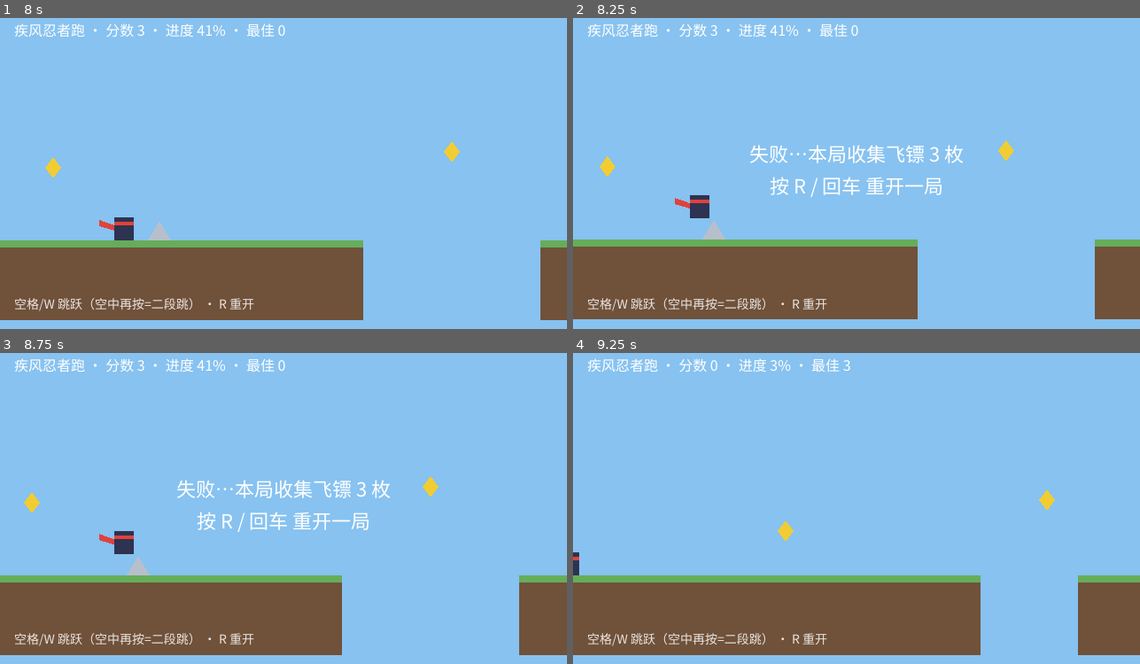
Above: before the commit, frames 1-4 (two rows, left to right).
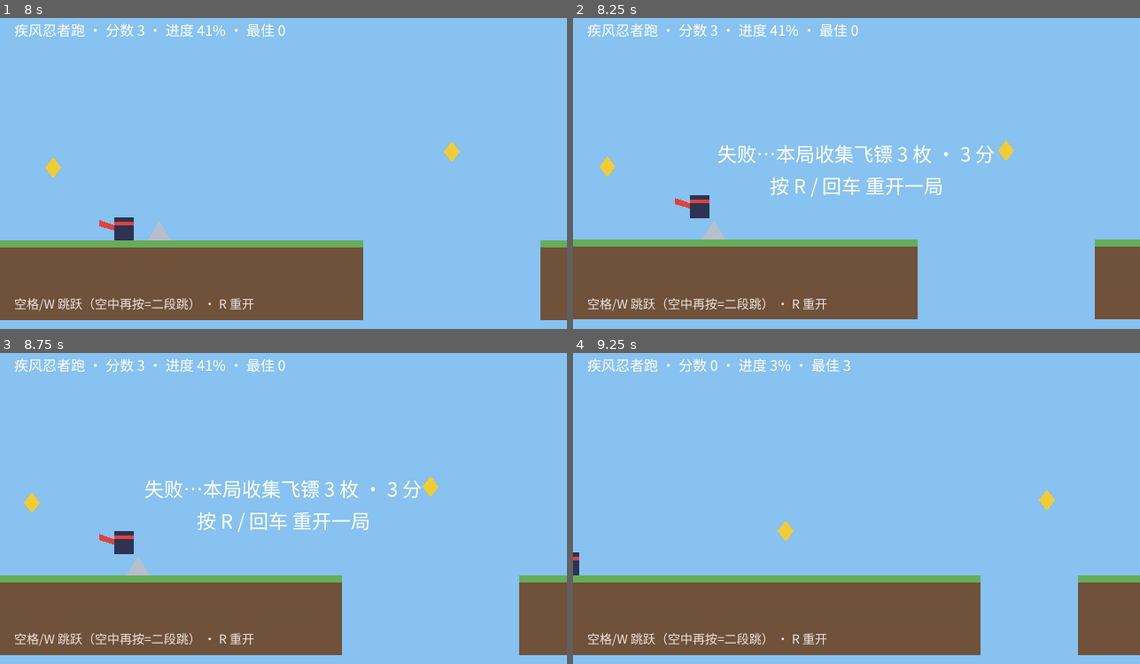
Above: after the commit, the same moments.

Repository: hl3w22bupt/myrd-playground
Game: Godot game, scene res://scenes/main.tscn
The game is run twice, just before and just after one commit, with the same random seed, the same clock (stepped at 60 frames per second) and the same inputs.
Inputs (mouse positions are in pixels of both pictures, inside the frame that each line leads up to):
- Up to frame 1 (8 s): tap Enter (confirm) at 0.5 s; move the mouse to (408, 154) at 0.52 s; hold D (move_right) 0.53-1.25 s; hold Enter (confirm) 0.53-1.25 s; click (408, 154) at 0.67 s; tap Space (jump) at 0.77, 0.8, 1.07, 2.3, 5.3, 6.77, 6.8, 7.07 s; drag from (170, 185) to (436, 164) at 1.27 s; move the mouse to (340, 98) at 2.02 s; hold A (move_left) 2.03-2.75 s; hold Enter (confirm) 2.03-2.75 s; drag from (255, 232) to (277, 325) at 2.77 s; move the mouse to (453, 217) at 3.52 s; hold D (move_right) 3.53-4.25 s; hold Space (jump) 3.53-4.25 s; tap R (restart) at 4.15 s; drag from (113, 120) to (481, 161) at 4.27 s; move the mouse to (311, 170) at 5.02 s; hold D (move_right) 5.03-5.75 s; hold Enter (confirm) 5.03-5.75 s; click (311, 170) at 5.17 s; drag from (198, 89) to (170, 185) at 5.77 s; move the mouse to (408, 154) at 6.52 s; hold A (move_left) 6.53-7.25 s; hold Enter (confirm) 6.53-7.25 s; drag from (170, 185) to (209, 288) at 7.27 s
- Up to frame 2 (8.25 s): move the mouse to (913, 98) at 8.02 s; hold D (move_right) from 8.03 s (still down); hold Space (jump) from 8.03 s (still down)
- Up to frame 3 (8.75 s): keep holding D (move_right); keep holding Space (jump)
- Up to frame 4 (9.25 s): release D (move_right) at 8.75 s; release Space (jump) at 8.75 s; tap R (restart) at 8.75 s; drag from (828, 567) to (686, 455) at 8.77 s

Frame 1 is identical in both runs. In frame 2, 1.4% of the frame differs, in the area x 25-75%, y 40-47%; in frame 3, 1.4%; in frame 4, nothing differs.

Commit message:
feat(games/game-3): 音效资产补齐——程序化合成五音效入 SFX_BANK + 结算文案口径修正
- 落地模板 §7B 生成器（tools/gen_sfx.gd + tests/sfx-recipes.json，随模板复制含 .uid），
  生成 assets/sfx/ 五个 16-bit PCM wav（score/confirm/hit/fail + 新增 jump 配方），
  SFX_BANK 注册，原三处调用点零改动
- main.gd：撞刺补 hit 冲击音（与坠坑 fail 下滑音区分死因）；订阅 player.jumped 播
  -6dB 轻量起跳音 —— 跳跃是本作唯一主动操作，「点按→有声」是输入受理的即时听感反馈，
  也是 qa/ios-safari-checklist.md C8（首次手势解锁应听到起跳音效）此前必然 fail 的原因；
  结算文案枚数/分数分离（URL ?tuning= 改每枚分值后，旧文案拿分数冒充枚数会失真）
- tests/smoke.gd 新增第 15 组「音效资产协议」断言：SFX_BANK 非空且五个调用名全部注册为
  已加载 AudioStream（headless 判「接线完整」，真机出声归 iOS 清单）；
  负例探针：清空注册表 → smoke FAIL 逐字命中，恢复后复绿
- export/web 重导出（index.pck 2557728→2604656 字节，wasm/js 无变化）——
  部署输入即仓库内该目录，不重导出 = 线上无声
- .myrd/routines.yaml 修正陈旧默认 gamePath（games/godot-coin-rush 在本仓不存在
  → games/game-3），消除不带 preHookParams 的例行运行静默测不存在工程的隐患

门禁（判定器与阈值零改动，verify.sh 退出码 0）：preflight PASS（13 类 70 文件）/
smoke PASS（15 组断言，无脚本错误）/ fuzz PASS（seed=20260913）/
playtest PASS（fb 23→53-59，最长无反馈窗口 5.88s→1.35s，节奏指标改善无回归）

Co-Authored-By: Claude <noreply@anthropic.com>

Diff:
--- a/games/game-3/autoload/juice.gd
+++ b/games/game-3/autoload/juice.gd
@@ -9,17 +9,26 @@
 ## 且挂在**结果事件的处理函数**上（如 `_on_game_lost`），不挂在输入处理上；
 ## 移动类连续输入由游戏表现本身承担反馈，不强制挂 Juice。
 ##
-## 音效：SFX_BANK 留空 = 调用合法空转（不报错）。本工程调用点已钉
-## &"score" / &"fail" / &"confirm"，音效资产后补时在注册表各加一行即全局出声
-## （参照模板 tools/gen_sfx.gd 程序化合成，或替换为音频文件）。
+## 音效：本工程调用点 &"score" / &"fail" / &"confirm" / &"hit" / &"jump"（资产就位前钉调用点，
+## 2026-10-02 资产后补：模板配方 tools/gen_sfx.gd + tests/sfx-recipes.json 程序化合成，
+## 16-bit PCM 确定种子可复现；换音效 = 改配方重跑
+## `godot --headless --path . -s res://tools/gen_sfx.gd`，调用点零改动。
+## Web 导出记得壳页面的音频手势解锁（部署节点硬契约，headless 全绿 ≠ 移动端有声音）。
 
 ## 反馈触发信号：想对反馈做统计 / 连击 UI 的场景可以订阅；
 ## 机器人试玩门禁（scripts/playtest.sh + playtest_driver.gd）以它为反馈事件采样锚点。
 signal feedback_fired(kind: StringName)
 
-## 音效注册表：名 → AudioStream。留空时 sfx() 静默空转（不报错）——调用点先钉、资产后补。
-## 资产就位后形如：&"score": preload("res://assets/sfx/score.wav")。
-const SFX_BANK: Dictionary = {}
+## 音效注册表：名 → AudioStream（assets/sfx/*.wav，tests/sfx-recipes.json 程序化合成）。
+## 未注册的名 sfx() 合法空转（不报错）；注册表非空由 tests/smoke.gd 的音效协议断言钉住 ——
+## 清空这里 = 「收集/失败/过关在真机上没有声音」的反馈缺失回归，冒烟会拦。
+const SFX_BANK: Dictionary = {
+	&"score": preload("res://assets/sfx/score.wav"),
+	&"confirm": preload("res://assets/sfx/confirm.wav"),
+	&"hit": preload("res://assets/sfx/hit.wav"),
+	&"fail": preload("res://assets/sfx/fail.wav"),
+	&"jump": preload("res://assets/sfx/jump.wav"),
+}
 
 ## 本局反馈记录（"kind@ms"），冒烟断言只看是否非空；环形上限防长局内存膨胀。
 var events: PackedStringArray = []
--- a/games/game-3/scripts/main.gd
+++ b/games/game-3/scripts/main.gd
@@ -40,6 +40,9 @@
 var _shake_left: int = 0
 ## 震屏总时长（衰减比例的分母）。
 var _shake_total: int = 0
+## 本局已收集飞镖数（结算文案用「枚」的真实计数；分数 ≠ 枚数 —— URL ?tuning=
+## 可把每枚飞镖调成 1~10 分，拿分数冒充枚数会失真）。重开时清零。
+var _darts_this_run: int = 0
 
 
 func _ready() -> void:
@@ -55,6 +58,8 @@
 	# ── 订阅：游戏对象只 emit，这里集中接线 ──
 	if not player.moved.is_connected(_on_player_moved):
 		player.moved.connect(_on_player_moved)
+	if not player.jumped.is_connected(_on_player_jumped):
+		player.jumped.connect(_on_player_jumped)
 	if not player.died.is_connected(_on_player_died):
 		player.died.connect(_on_player_died)
 	if not level.hazard_hit.is_connected(_on_level_hazard_hit):
@@ -103,9 +108,10 @@
 	level.reset()
 	player.respawn()
 	GameState.reset()
+	_darts_this_run = 0
 	state_label.visible = false
 	_refresh_hud()
-	# §3B 确认类反馈：重开指令已被受理（音效资产后补，事件流始终有记录）。
+	# §3B 确认类反馈：重开指令已被受理（confirm 音效 + 事件流留痕）。
 	Juice.sfx(&"confirm")
 
 
@@ -120,6 +126,13 @@
 	_refresh_hud()
 
 
+func _on_player_jumped(_jump_count: int) -> void:
+	# 起跳听感确认：点按 → 立即有声音 = 「输入被受理」的即时反馈（跳本身是移动输入，
+	# §3B 不强制挂反馈；但自动跑酷里跳跃是唯一主动操作，移动端无听感确认会觉得「按了没反应」，
+	# qa/ios-safari-checklist.md C8 的音频手势解锁项也以此为锚）。
+	Juice.sfx(&"jump", -6.0)
+
+
 func _on_score_changed(_score: int) -> void:
 	_refresh_hud()
 
@@ -129,14 +142,17 @@
 
 
 func _on_level_hazard_hit(_kind: String) -> void:
+	# 撞刺的冲击音（noise 短促）与坠坑的失败下坠音（saw 下滑）区分 —— 两种死因反馈可分辨。
+	Juice.sfx(&"hit")
 	GameState.register_loss()
 
 
 func _on_dart_collected(dart: Dart) -> void:
 	# 生效分值：URL ?tuning= 可覆盖（game_state.gd TUNING_META 钳制），未调参时等于 DART_SCORE。
 	GameState.add_score(GameState.dart_score_value())
+	_darts_this_run += 1
 	dart.collect()
-	# §3B 结果反馈：HUD 分数弹跳 + 得分音效（音效资产后补，SFX_BANK 注册即出声）。
+	# §3B 结果反馈：HUD 分数弹跳 + 得分音效（assets/sfx/score.wav，SFX_BANK 已注册）。
 	Juice.pop(hud_label)
 	Juice.sfx(&"score")
 
@@ -148,7 +164,9 @@
 func _on_game_won(final_score: int) -> void:
 	player.freeze()
 	_start_shake(SHAKE_FRAMES_WIN)
-	state_label.text = "胜利！坚持跑到底 · 本局 %d 分\n按 R / 回车 重开一局" % final_score
+	state_label.text = "胜利！坚持跑到底 · 飞镖 %d/%d 枚 · 本局 %d 分\n按 R / 回车 重开一局" % [
+		_darts_this_run, level.darts.size(), final_score,
+	]
 	state_label.visible = true
 	# §3B 结果反馈：结算弹层弹跳 + 确认音效（过关 = 确认类结果）。
 	Juice.pop(state_label)
@@ -158,7 +176,10 @@
 func _on_game_lost(final_score: int) -> void:
 	player.freeze()
 	_start_shake(SHAKE_FRAMES_LOSS)
-	state_label.text = "失败…本局收集飞镖 %d 枚\n按 R / 回车 重开一局" % final_score
+	# 枚数用真实计数（分数 ≠ 枚数，见 _darts_this_run 注释），分数单列 —— 调参改分值不失真。
+	state_label.text = "失败…本局收集飞镖 %d 枚 · %d 分\n按 R / 回车 重开一局" % [
+		_darts_this_run, final_score,
+	]
 	state_label.visible = true
 	# §3B 结果反馈：结算弹层闪红 + 失败音效（震屏仍由上方 _start_shake 驱动，冒烟断言依赖）。
 	Juice.flash(state_label, Color(1.0, 0.35, 0.3, 0.85))
--- /dev/null
+++ b/games/game-3/tests/sfx-recipes.json
@@ -0,0 +1,15 @@
+{
+  "_provenance": {
+    "tool": "tools/gen_sfx.gd",
+    "method": "procedural-synthesis",
+    "note": "资产治理协议 SKILL.md §7B：生成资产入库 spec.assets（source=generated, generator=procedural:tools/gen_sfx.gd）；改配方重跑工具即再生成，同配方同产物（确定种子）"
+  },
+  "sample_rate": 22050,
+  "effects": [
+    { "name": "score", "kind": "sweep", "from": 523.0, "to": 1046.0, "duration": 0.18, "volume": 0.55, "wave": "triangle", "decay": 3.0 },
+    { "name": "confirm", "kind": "blip", "freq": 660.0, "duration": 0.1, "volume": 0.5, "wave": "square", "decay": 14.0 },
+    { "name": "hit", "kind": "noise", "duration": 0.12, "volume": 0.6, "decay": 22.0 },
+    { "name": "fail", "kind": "sweep", "from": 392.0, "to": 196.0, "duration": 0.32, "volume": 0.55, "wave": "sawtooth", "decay": 5.0 },
+    { "name": "jump", "kind": "sweep", "from": 300.0, "to": 540.0, "duration": 0.09, "volume": 0.32, "wave": "triangle", "decay": 16.0 }
+  ]
+}
--- a/games/game-3/tests/smoke.gd
+++ b/games/game-3/tests/smoke.gd
@@ -27,6 +27,8 @@
 ##  13. 反馈总线（§3B / playtest 协议）：autoload Juice 已注册且带 feedback_fired 信号与
 ##      clear_events；收集与失败两条结果事件后 Juice.events 非空（反馈接线断了 = FAIL）
 ##  14. 重开防误触：奔跑中（PLAYING）按 restart 不重置（进度不丢），结算后（LOST，见第 10 项）才受理
+##  15. 音效资产协议：Juice.SFX_BANK 非空，调用点钉住的名全部注册且为已加载 AudioStream
+##      （注册表被清空 = 真机收集/撞刺/失败/过关全程无声）
 ##
 ## ⚠️ 输入注入全部走 InputEventAction（不与 Input.action_press 混帧，E-08）；
 ##    噪声相位只注入原始事件（Key/Mouse/Touch），不污染动作级断言（模板既有约定）。
@@ -78,6 +80,10 @@
 	&"move_left", &"move_right", &"move_up", &"move_down", &"confirm", &"jump", &"restart",
 ]
 
+## 音效协议：调用点已钉住的注册名（scripts/main.gd 的 Juice.sfx(...) 调用点；
+## 新增调用点必须同步这里与 Juice.SFX_BANK 各一行）。
+const PINNED_SFX: Array[StringName] = [&"score", &"confirm", &"hit", &"fail", &"jump"]
+
 ## 键位契约：动作 → 键表承诺的物理键，**必须全部绑定**（AND 语义，见模板 E-12 说明）。
 const KEY_CONTRACT: Dictionary = {
 	&"jump": [KEY_SPACE, KEY_W, KEY_UP],
@@ -161,6 +167,7 @@
 			_failures.append("autoload Juice 缺少信号 feedback_fired（机器人试玩的反馈采样锚点）")
 		if not _juice.has_method("clear_events"):
 			_failures.append("autoload Juice 缺少 clear_events（试玩每局清窗 / 冒烟按时间窗断言依赖）")
+		_check_sfx_bank()
 
 	_main = get_node_or_null("Main") as Node2D
 	if _main == null:
@@ -495,7 +502,7 @@
 func _report() -> void:
 	_finished = true
 	if _failures.is_empty() and _coyote_checked and _buffer_checked:
-		print("GODOT_SMOKE: PASS 关卡几何/场景实例化/autoload/键位契约/手感契约(v2=12帧)/自动奔跑/跳跃二段跳/土狼跳/跳跃缓冲/收集飞镖+反馈/撞刺失败+震屏/重开复位/跑底过关+留存/冻结停跑/Juice反馈总线/重开防误触 全部通过")
+		print("GODOT_SMOKE: PASS 关卡几何/场景实例化/autoload/键位契约/手感契约(v2=12帧)/自动奔跑/跳跃二段跳/土狼跳/跳跃缓冲/收集飞镖+反馈/撞刺失败+震屏/重开复位/跑底过关+留存/冻结停跑/Juice反馈总线/音效资产协议/重开防误触 全部通过")
 		get_tree().quit(0)
 	else:
 		if not _coyote_checked and _failures.is_empty():
@@ -566,6 +573,32 @@
 		if row[0] != row[1]:
 			_failures.append("手感契约：%s = %d，spec v2 拍板默认为 %d（输入容错窗口回退 = 真机「按了没反应」缺陷回归）" % [
 				row[2], row[0], row[1]])
+
+
+## A3. 音效资产协议（§3B「调用点先钉、资产后补」的闭环断言）：
+## 调用点钉住的名必须在 Juice.SFX_BANK 注册且指向已加载的 AudioStream。
+## 注册表被清空/改名 = 收集、撞刺、失败、过关在真机全程无声（headless 不断言「出声」，
+## 只断言「注册表接线完整」—— 声音是否真放出来归真机口径 qa/ios-safari-checklist.md）。
+func _check_sfx_bank() -> void:
+	var script: Script = _juice.get_script()
+	if script == null:
+		_failures.append("autoload Juice 没有挂脚本：SFX_BANK 注册表无从核对")
+		return
+	var constants: Dictionary = script.get_script_constant_map()
+	if not constants.has("SFX_BANK") or not (constants["SFX_BANK"] is Dictionary):
+		_failures.append("autoload Juice 缺少 SFX_BANK 注册表（音效协议面缺失）")
+		return
+	var bank: Dictionary = constants["SFX_BANK"]
+	if bank.is_empty():
+		_failures.append("音效资产协议：Juice.SFX_BANK 为空 —— 调用点已钉但资产未注册，" +
+			"收集/撞刺/失败/过关在真机全程无声（§3B「资产后补」步骤未完成，跑 tools/gen_sfx.gd 后注册）")
+		return
+	for key: StringName in PINNED_SFX:
+		if not bank.has(key):
+			_failures.append("音效资产协议：调用点 &\"%s\" 未在 Juice.SFX_BANK 注册（该结果事件真机无声）" % key)
+		elif not (bank[key] is AudioStream):
+			_failures.append("音效资产协议：SFX_BANK[&\"%s\"] 不是 AudioStream（实际 %s）—— assets/sfx/ 资产缺失或未导入" % [
+				key, type_string(typeof(bank[key]))])
 
 
 ## 键码 → 可读键名（附数值，未映射键名会打印成私有区字形）。
--- /dev/null
+++ b/games/game-3/tools/gen_sfx.gd
@@ -0,0 +1,160 @@
+extends SceneTree
+## gen_sfx —— 程序化 SFX 合成器（资产治理协议 SKILL.md §7B 的离线生成器，零外部依赖）。
+##
+## 用法（工程根运行）：
+##   godot --headless --path . -s res://tools/gen_sfx.gd
+##   godot --headless --path . -s res://tools/gen_sfx.gd -- --recipe res://tests/sfx-recipes.json
+##
+## 配方（tests/sfx-recipes.json）：sample_rate + effects[]，每个 effect：
+##   name 必填（输出 assets/sfx/<name>.wav；噪声种子 = hash(name)，确定可复现）
+##   kind: blip（固定频振荡+包络）/ sweep（from→to 扫频）/ noise（白噪声+包络）
+##   wave: sine / square / triangle / sawtooth；duration 秒；volume 0~1；decay 包络衰减
+##
+## 产物即资产治理协议里的 generated 资产：入库后进 spec.assets 段（source=generated，
+## generator=procedural:tools/gen_sfx.gd），改配方重跑本工具即再生成。
+## 输出路径刻意用字符串拼接构造（而非完整 res:// 字面量）——preflight P5 会扫描 .gd 里的
+## res:// 字面量并断言存在，而生成目标在生成前并不存在（先有鸡还是先有蛋）。
+
+const DEFAULT_RECIPE: String = "res://tests/sfx-recipes.json"
+
+
+func _initialize() -> void:
+	var recipe_path := DEFAULT_RECIPE
+	var user_args := OS.get_cmdline_user_args()
+	var i := 0
+	while i < user_args.size():
+		if user_args[i] == "--recipe" and i + 1 < user_args.size():
+			recipe_path = user_args[i + 1]
+			i += 2
+		else:
+			i += 1
+
+	var errors := PackedStringArray()
+	if not FileAccess.file_exists(recipe_path):
+		printerr("GEN_SFX: FAIL 配方文件不存在: ", recipe_path)
+		quit(1)
+		return
+	var parsed: Variant = JSON.parse_string(FileAccess.open(recipe_path, FileAccess.READ).get_as_text())
+	if not (parsed is Dictionary):
+		printerr("GEN_SFX: FAIL 配方不是合法 JSON 对象: ", recipe_path)
+		quit(1)
+		return
+	var recipe: Dictionary = parsed
+	var effects: Variant = recipe.get("effects")
+	if not (effects is Array) or (effects as Array).is_empty():
+		printerr("GEN_SFX: FAIL 配方缺少非空 effects 数组")
+		quit(1)
+		return
+	var rate := int(recipe.get("sample_rate", 22050))
+	if rate < 8000 or rate > 48000:
+		errors.append("sample_rate=%d 不在 8000~48000 之间" % rate)
+		rate = 22050
+
+	DirAccess.open("res://").make_dir_recursive("assets/sfx")
+	for effect: Variant in effects:
+		if not (effect is Dictionary):
+			errors.append("effects 里存在非对象条目")
+			continue
+		var message := _bake(effect, rate)
+		if message != "":
+			errors.append(message)
+
+	if errors.is_empty():
+		print("GEN_SFX: PASS %d 个音效已生成到 assets/sfx/（配方 %s）" % [(effects as Array).size(), recipe_path])
+		quit(0)
+	else:
+		for error in errors:
+			printerr("GEN_SFX: FAIL ", error)
+		quit(1)
+
+
+## 合成一个音效并写 wav；返回 "" = 成功，否则为可读错误。
+func _bake(effect: Dictionary, rate: int) -> String:
+	var name := String(effect.get("name", ""))
+	if name.is_empty() or not name.is_valid_filename():
+		return "effect 缺少合法 name（用作文件名）"
+	var kind := String(effect.get("kind", "blip"))
+	if not kind in ["blip", "sweep", "noise"]:
+		return "%s: kind 必须是 blip/sweep/noise，实际 %s" % [name, kind]
+	var duration := float(effect.get("duration", 0.2))
+	if duration <= 0.0 or duration > 3.0:
+		return "%s: duration 必须在 (0, 3] 秒，实际 %s" % [name, duration]
+	var volume := clampf(float(effect.get("volume", 0.6)), 0.0, 1.0)
+	var wave := String(effect.get("wave", "sine"))
+	var decay := absf(float(effect.get("decay", 6.0)))
+	var count := int(duration * float(rate))
+	if count <= 0:
+		return "%s: 采样数为 0" % name
+
+	var rng := RandomNumberGenerator.new()
+	rng.seed = hash(name)  # 确定种子：同配方同产物，diff 干净
+	var from := float(effect.get("from", float(effect.get("freq", 440.0))))
+	var to := float(effect.get("to", from))
+	var samples := PackedFloat32Array()
+	samples.resize(count)
+	var phase := 0.0
+	for i in count:
+		var t := float(i) / float(rate)
+		var progress := float(i) / float(max(count - 1, 1))
+		phase += TAU * lerpf(from, to, progress) / float(rate)
+		var value := rng.randf_range(-1.0, 1.0) if kind == "noise" else _oscillator(wave, phase)
+		var attack := clampf(t / 0.002, 0.0, 1.0)          # 2ms 起音防爆音
+		var fade_out := clampf((duration - t) / 0.005, 0.0, 1.0)  # 5ms 收尾防咔哒
+		samples[i] = value * exp(-decay * t) * attack * fade_out * volume
+
+	var relative := "assets/sfx/" + name + ".wav"
+	_write_wav("res://" + relative, samples, rate)
+	print("[gen_sfx] %s.wav  %d samples @ %dHz（kind=%s wave=%s）" % [name, count, rate, kind, wave])
+	return ""
+
+
+func _oscillator(wave: String, phase: float) -> float:
+	match wave:
+		"square":
+			return 1.0 if sin(phase) >= 0.0 else -1.0
+		"triangle":
+			var t := fmod(phase, TAU) / TAU
+			return 2.0 * abs(2.0 * t - 1.0) - 1.0
+		"sawtooth":
+			return 2.0 * (fmod(phase, TAU) / TAU) - 1.0
+		_:
+			return sin(phase)
+
+
+## 手写 WAV（16-bit PCM mono，显式小端字节序）——不依赖 AudioStreamWAV.save_to_wav 的版本门槛。
+func _write_wav(path: String, samples: PackedFloat32Array, rate: int) -> void:
+	var f := FileAccess.open(path, FileAccess.WRITE)
+	var data_size := samples.size() * 2
+	_write_tag(f, "RIFF")
+	_write_u32(f, 36 + data_size)
+	_write_tag(f, "WAVE")
+	_write_tag(f, "fmt ")
+	_write_u32(f, 16)          # fmt 块长度（PCM）
+	_write_u16(f, 1)           # PCM
+	_write_u16(f, 1)           # mono
+	_write_u32(f, rate)
+	_write_u32(f, rate * 2)    # byte rate
+	_write_u16(f, 2)           # block align
+	_write_u16(f, 16)          # bits per sample
+	_write_tag(f, "data")
+	_write_u32(f, data_size)
+	for s in samples:
+		_write_u16(f, int(clampf(s, -1.0, 1.0) * 32767.0) & 0xFFFF)
+	f.flush()
+
+
+func _write_tag(f: FileAccess, tag: String) -> void:
+	for ch in tag.to_ascii_buffer():
+		f.store_8(ch)
+
+
+func _write_u16(f: FileAccess, value: int) -> void:
+	f.store_8(value & 0xFF)
+	f.store_8((value >> 8) & 0xFF)
+
+
+func _write_u32(f: FileAccess, value: int) -> void:
+	f.store_8(value & 0xFF)
+	f.store_8((value >> 8) & 0xFF)
+	f.store_8((value >> 16) & 0xFF)
+	f.store_8((value >> 24) & 0xFF)
Not shown, added: games/game-3/assets/sfx/confirm.wav.import
Not shown, added: games/game-3/assets/sfx/fail.wav.import
Not shown, added: games/game-3/assets/sfx/hit.wav.import
Not shown, added: games/game-3/assets/sfx/jump.wav.import
Not shown, added: games/game-3/assets/sfx/score.wav.import
Not shown, added: games/game-3/tools/gen_sfx.gd.uid
Not shown, changed: .myrd/routines.yaml
Not shown, added: games/game-3/assets/sfx/confirm.wav
Not shown, added: games/game-3/assets/sfx/fail.wav
Not shown, added: games/game-3/assets/sfx/hit.wav
Not shown, added: games/game-3/assets/sfx/jump.wav
Not shown, added: games/game-3/assets/sfx/score.wav
(and 4 more such lines)
